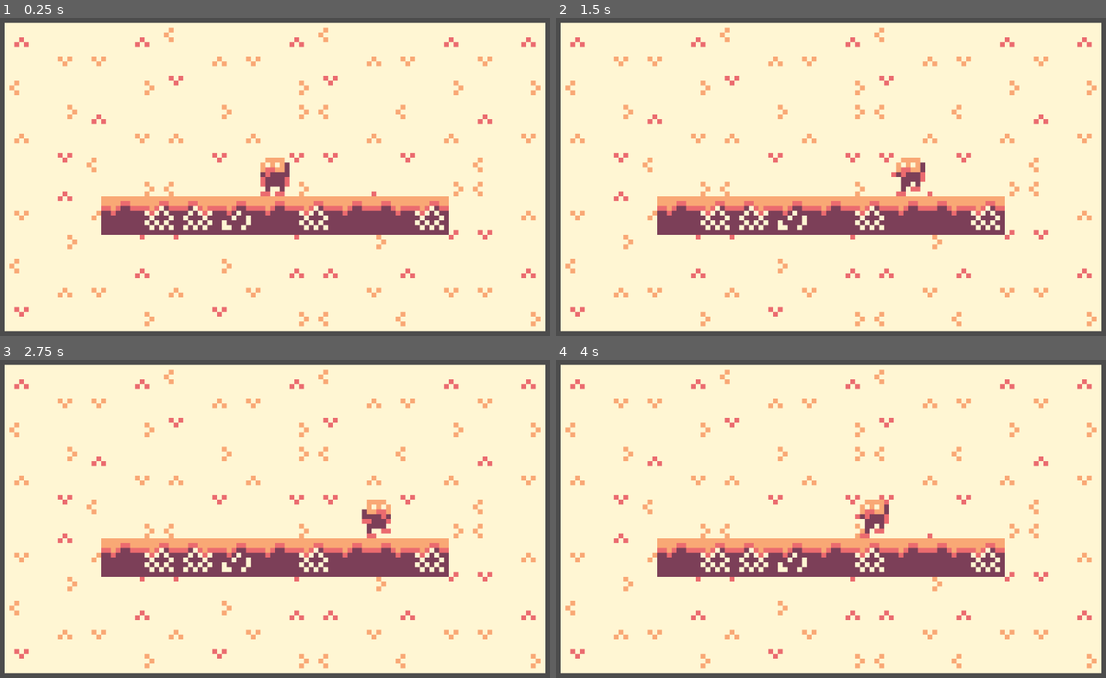
Above: before the commit, frames 1-4 (two rows, left to right).
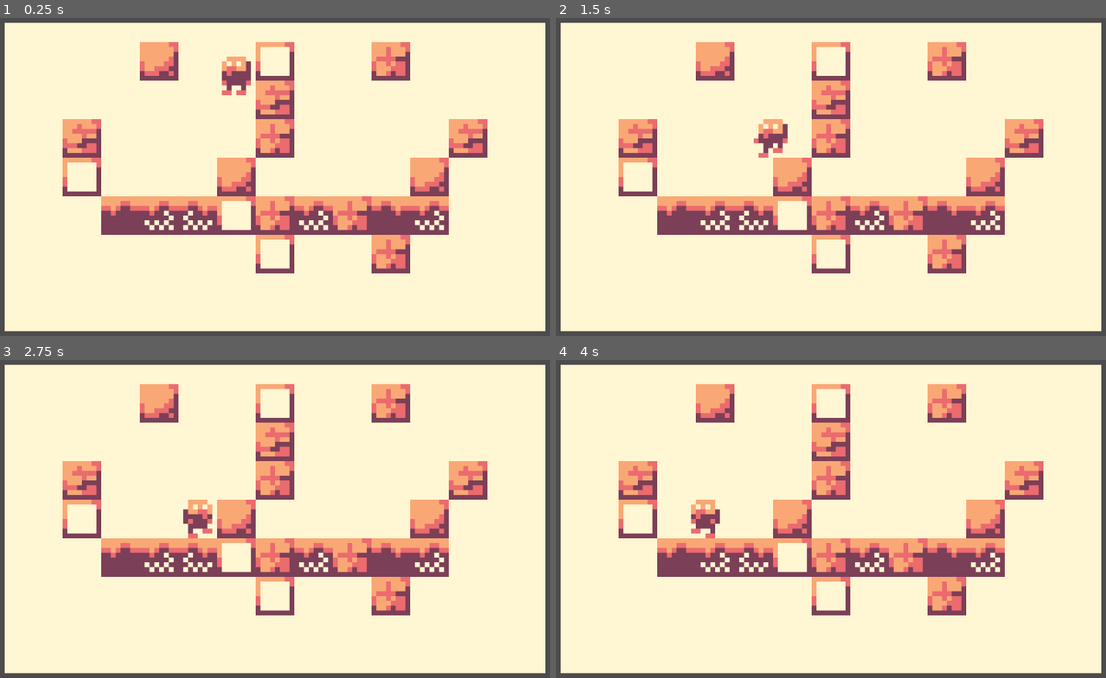
Above: after the commit, the same moments.

Repository: sfu-gdc/gmtk-2021-game
Game: Godot game, scene res://src/test/sample.tscn
Same seed, same stepped clock (60 frames per second), same inputs: the game is played once before the commit and once after it.
Inputs:
- Up to frame 1 (0.25 s): no input
- Up to frame 2 (1.5 s): tap Enter at 0.5 s; hold Right (ui_right) 0.53-1.28 s; hold Left (ui_left) from 1.28 s (still down)
- Up to frame 3 (2.75 s): release Left (ui_left) at 2.03 s; hold Right (ui_right) from 2.03 s (still down)
- Up to frame 4 (4 s): release Right (ui_right) at 2.78 s; hold Up (ui_up) 2.78-3.53 s; hold Left (ui_left) from 3.53 s (still down)

The runs differ from the first frame. In frame 1, 15% of the frame differs, in the area x 1-99%, y 2-98%; in frame 2, 15%; in frame 3, 14%; in frame 4, 14%.

Commit message:
Implemented map generation, jumping, and collision

Diff:
--- a/project.godot
+++ b/project.godot
@@ -18,6 +18,10 @@
 
 window/stretch/mode="viewport"
 window/stretch/aspect="keep"
+
+[global]
+
+physics=false
 
 [input]
 
--- /dev/null
+++ b/src/test/Camera2D.gd
@@ -0,0 +1,5 @@
+extends Camera2D
+
+
+func _ready():
+	pass
--- a/src/test/MusicPlayer.gd
+++ b/src/test/MusicPlayer.gd
@@ -1,10 +1,11 @@
 extends AudioStreamPlayer
 
+# TODO: remove this... for now. -> or make it so that when button is pressed, music briefly wobbles in pitch & slows down.
 
 # Called when the node enters the scene tree for the first time.
 func _ready():
-	self.play()
-
+	#self.play()
+	pass
 
 # Called every frame. 'delta' is the elapsed time since the previous frame.
 func _process(delta):
--- a/src/test/Player.gd
+++ b/src/test/Player.gd
@@ -1,4 +1,8 @@
-extends Sprite
+extends Node
+
+# const:
+
+const util = preload("res://src/util.gd")
 
 const player_left_rect = Rect2(0, 0, 8, 8)
 const player_left2_rect = Rect2(0, 8, 8, 8)
@@ -8,7 +12,13 @@
 const player_right2_rect = Rect2(8, 8, 8, 8)
 const player_right3_rect = Rect2(8, 16, 8, 8)
 
+# node references:
+
 onready var sprite_manager_ref = get_node(NodePath("/root/Sample/SpriteManager"))
+onready var sprite = find_node("Sprite");
+onready var body = find_node("Body");
+
+# animation vars:
 
 onready var left_anim = [
 	sprite_manager_ref.get_tex(player_left_rect),
@@ -22,37 +32,76 @@
 	sprite_manager_ref.get_tex(player_right3_rect)
 ]
 
+var anim_on = false
+var anim_step = 0
+var step_time = 0.22
+var cur_time = 0
+
+# object properties:
+
+var touching_ground = true
+var jump_time_limit = 0.1 # must wait ~100ms between jumps no matter what
+var jump_timer = 0
 var direction = "left"
 
-var anim_on = false
-var anim_step = 0
-var step_time = 0.2
-var cur_time = 0
+# functions:
+# ============================================== #
 
 # Called when the node enters the scene tree for the first time.
 func _ready():
-	self.set_texture(left_anim[0])
+	sprite.set_texture(left_anim[0])
 
-# Called every frame. 'delta' is the elapsed time since the previous frame.
+	body.add_child(util.circle_collider(4))
+	body.gravity_scale = 2.0
+	body.friction = 0.0
+	body.set_mode(RigidBody2D.MODE_CHARACTER)
+	body.set_position(Vector2(0, -24))
+
+	self.add_child(body)
+
+# for animations
 func _process(delta):
 	anim_on = Input.is_action_pressed("ui_left") or Input.is_action_pressed("ui_right")
 	if Input.is_action_pressed("ui_left"):
-		self.position += Vector2(-0.5, 0)
-		self.set_texture(left_anim[anim_step])
+		sprite.set_texture(left_anim[anim_step])
 	elif Input.is_action_pressed("ui_right"):
-		self.position += Vector2(0.5, 0)
-		self.set_texture(right_anim[anim_step])
+		sprite.set_texture(right_anim[anim_step])
 
 	if anim_on:
-		if cur_time >= step_time:
+		if cur_time >= step_time: # case: update animation frame
 			cur_time -= step_time
 			anim_step = 1 if anim_step >= len(left_anim)-1 else anim_step + 1
-			print("step: " + str(anim_step))
 
 		cur_time += delta
 	else:
 		anim_step = 0
-		self.set_texture(left_anim[0] if direction == "left" else right_anim[0])
+		sprite.set_texture(left_anim[0] if direction == "left" else right_anim[0])
+
+# NOTE: see PostProcess for position updating
+func _physics_process(delta):
+	if not touching_ground:
+		jump_timer += delta
+
+		# TODO: make it so that the player can't jump unless their vertical speed is slow enough -> enable only double jumps -> maybe put a speed limit.
+		if jump_timer >= jump_time_limit && _physics_is_touching_ground():
+			jump_timer = 0 # reset timer
+			touching_ground = true
+	elif not _physics_is_touching_ground():
+		touching_ground = false
+
+	if Input.is_action_just_pressed("ui_up") && touching_ground:
+		body.apply_central_impulse(Vector2(0, -85))
+		touching_ground = false
+	elif Input.is_action_pressed("ui_left"):
+		body.linear_velocity.x = -25
+	elif Input.is_action_pressed("ui_right"):
+		body.linear_velocity.x = 25
+	else:
+		body.linear_velocity.x = 0
+
+	sprite.position = util.vec_round(body.position)
+	# TODO: (LOW) double check if the current position is in any of the boxes. If it is, then don't move.
+	# -> do a physics point cast... or something -> or do a manual collision right here.
 
 func _unhandled_input(event):
 	if event is InputEventKey:
@@ -68,3 +117,19 @@
 			direction = "left"
 			cur_time = 0
 			anim_step = 1
+
+# My functions:
+
+# can only be called in _physics_process()
+func _physics_is_touching_ground():
+	var space_state = body.get_world_2d().direct_space_state
+
+	var under_foot_shape = RectangleShape2D.new()
+	under_foot_shape.extents = Vector2(3, 0.125) # TODO: maybe make the collider a bit thinner.
+
+	var shape_params = Physics2DShapeQueryParameters.new()
+	shape_params.set_shape(under_foot_shape)
+	shape_params.transform = Transform2D(0, Vector2(0, 0.5) + body.position + Vector2(0, 4))
+
+	var results = space_state.collide_shape(shape_params, 1)
+	return len(results) != 0
--- a/src/test/SpriteManager.gd
+++ b/src/test/SpriteManager.gd
@@ -3,6 +3,10 @@
 const ground_rect = Rect2(3*8, 0, 8, 8)
 const ground2_rect = Rect2(3*8, 1*8, 8, 8)
 const ground3_rect = Rect2(3*8, 2*8, 8, 8)
+const block_rect = Rect2(2*8, 0, 8, 8)
+const block2_rect = Rect2(2*8, 1*8, 8, 8)
+const block3_rect = Rect2(2*8, 2*8, 8, 8)
+const block4_rect = Rect2(2*8, 3*8, 8, 8)
 const background_rect = Rect2(6*8, 0, 16, 16)
 
 var spritesheet = load("res://res/sample_tileset.png")
--- a/src/test/World.gd
+++ b/src/test/World.gd
@@ -1,8 +1,11 @@
 extends Node2D
+
+const util = preload("res://src/util.gd")
 
 onready var sprite_manager_ref = get_node(NodePath("/root/Sample/SpriteManager"))
 onready var background_ref = find_node("Background")
 onready var ground_ref = find_node("Ground")
+onready var objects_ref = find_node("Interactables")
 
 var rand = RandomNumberGenerator.new()
 
@@ -13,9 +16,18 @@
 	sprite_manager_ref.get_tex(sprite_manager_ref.get("ground3_rect"))
 ]
 
+onready var block_choices = [
+	sprite_manager_ref.get_tex(sprite_manager_ref.get("block_rect")),
+	sprite_manager_ref.get_tex(sprite_manager_ref.get("block2_rect")),
+	sprite_manager_ref.get_tex(sprite_manager_ref.get("block3_rect")),
+	sprite_manager_ref.get_tex(sprite_manager_ref.get("block4_rect"))
+]
+
 # This class builds the world
 func _ready():
-	rand.seed = 99
+	rand.seed = 99 # TODO: get this from current time
+
+	# create background
 	background_ref.position = Vector2(-48, -24)
 	for y in range(0, 4):
 		for x in range(0, 7):
@@ -24,12 +36,42 @@
 			back_node.set_position(Vector2(x*16, y*16))
 			back_node.flip_h = rand.randi_range(0, 1) == 0
 			back_node.flip_v = rand.randi_range(0, 1) == 0
+
 			background_ref.add_child(back_node)
 
+	# create ground
 	ground_ref.position = Vector2(-32, 8)
 	for x in range(0, 9):
 		var ground_node = Sprite.new()
-		ground_node.set_texture(ground_choices[rand.randi_range(0, 3)])
+		ground_node.set_texture(util.random_in(ground_choices, rand))
 		ground_node.set_position(Vector2(x*8, 0))
 		ground_node.flip_h = rand.randi_range(0, 1) == 0
+		var body = util.static_rect_body(Vector2(8, 8))
+		body.set_friction(0.0)
+		ground_node.add_child(body)
 		ground_ref.add_child(ground_node)
+
+	# create objects
+	objects_ref.position = Vector2(-48, -24)
+	var taken_locations = {}
+	for i in range(0, 15):
+		var random_loc = Vector2(rand.randi_range(0, 10) * 8 + 8, rand.randi_range(-1, 4) * 8 + 8)
+		while random_loc in taken_locations:
+			random_loc = Vector2(rand.randi_range(0, 10) * 8 + 8, rand.randi_range(-1, 4) * 8 + 8)
+		taken_locations[random_loc] = true
+
+		#var shape = RectangleShape2D.new()
+		#shape.extents = Vector2(4, 4)
+
+		#var collider = CollisionShape2D.new()
+		#collider.set_shape(shape)
+
+		#var body = StaticBody2D.new()
+		#body.add_child(collider)
+
+		var block = Sprite.new()
+		block.set_texture(util.random_in(block_choices, rand))
+		block.set_position(random_loc)
+		block.add_child(util.static_rect_body(Vector2(8, 8)))
+
+		objects_ref.add_child(block)
--- a/src/test/sample.tscn
+++ b/src/test/sample.tscn
@@ -2,11 +2,10 @@
 
 [ext_resource path="res://src/test/SpriteManager.gd" type="Script" id=1]
 [ext_resource path="res://src/test/Player.gd" type="Script" id=2]
+[ext_resource path="res://src/test/Camera2D.gd" type="Script" id=3]
 [ext_resource path="res://src/test/MusicPlayer.gd" type="Script" id=4]
 [ext_resource path="res://res/fami-4-festival-loop.wav" type="AudioStream" id=5]
 [ext_resource path="res://src/test/World.gd" type="Script" id=6]
-
-[sub_resource type="AtlasTexture" id=1]
 
 [node name="Sample" type="Node2D"]
 
@@ -21,6 +20,7 @@
 [node name="Camera2D" type="Camera2D" parent="."]
 current = true
 zoom = Vector2( 0.125, 0.125 )
+script = ExtResource( 3 )
 
 [node name="World" type="Node2D" parent="."]
 script = ExtResource( 6 )
@@ -28,8 +28,13 @@
 [node name="Background" type="Sprite" parent="World"]
 
 [node name="Ground" type="Sprite" parent="World"]
-position = Vector2( 0, 8 )
+position = Vector2( 0, 1.294 )
 
-[node name="Player" type="Sprite" parent="World"]
-texture = SubResource( 1 )
+[node name="Interactables" type="Node2D" parent="World"]
+
+[node name="Player" type="Node" parent="World"]
 script = ExtResource( 2 )
+
+[node name="Body" type="RigidBody2D" parent="World/Player"]
+
+[node name="Sprite" type="Sprite" parent="World/Player"]
--- /dev/null
+++ b/src/util.gd
@@ -0,0 +1,27 @@
+# gets a uniform random item in the list.
+static func random_in(list, rand):
+	return list[rand.randi_range(0, len(list)-1)]
+
+static func static_rect_body(size):
+	var shape = RectangleShape2D.new()
+	shape.extents = size / 2
+
+	var collider = CollisionShape2D.new()
+	collider.set_shape(shape)
+
+	var body = StaticBody2D.new()
+	body.add_child(collider)
+
+	return body
+
+static func circle_collider(radius):
+	var shape = CircleShape2D.new()
+	shape.radius = radius
+
+	var collider = CollisionShape2D.new()
+	collider.set_shape(shape)
+
+	return collider
+
+static func vec_round(vec):
+	return Vector2(round(vec.x), round(vec.y))
Binary file changed: res/sample_tileset.png
